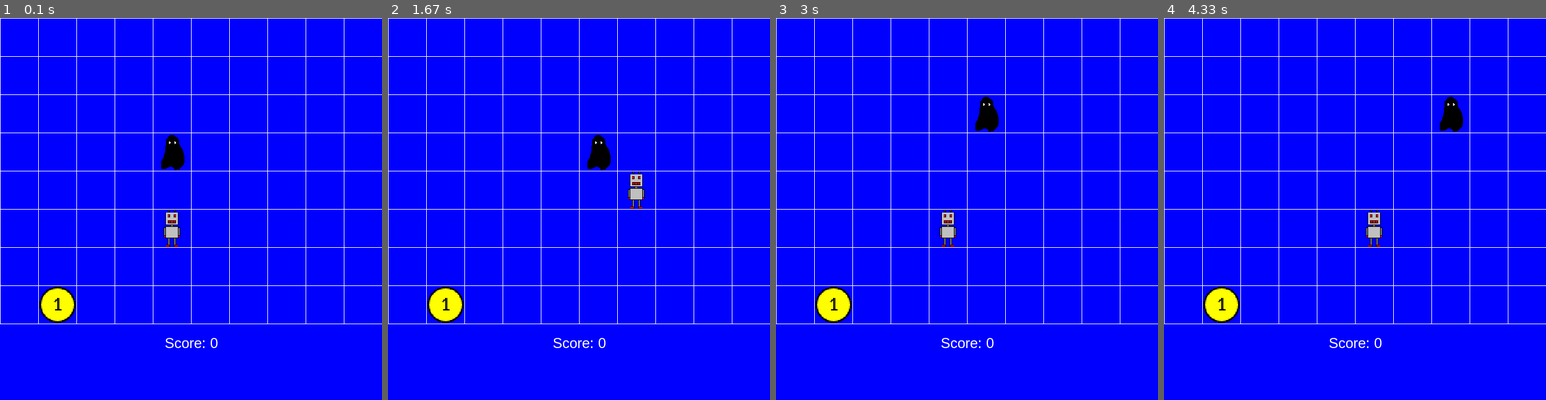
Above: before the commit, frames 1-4 (left to right).
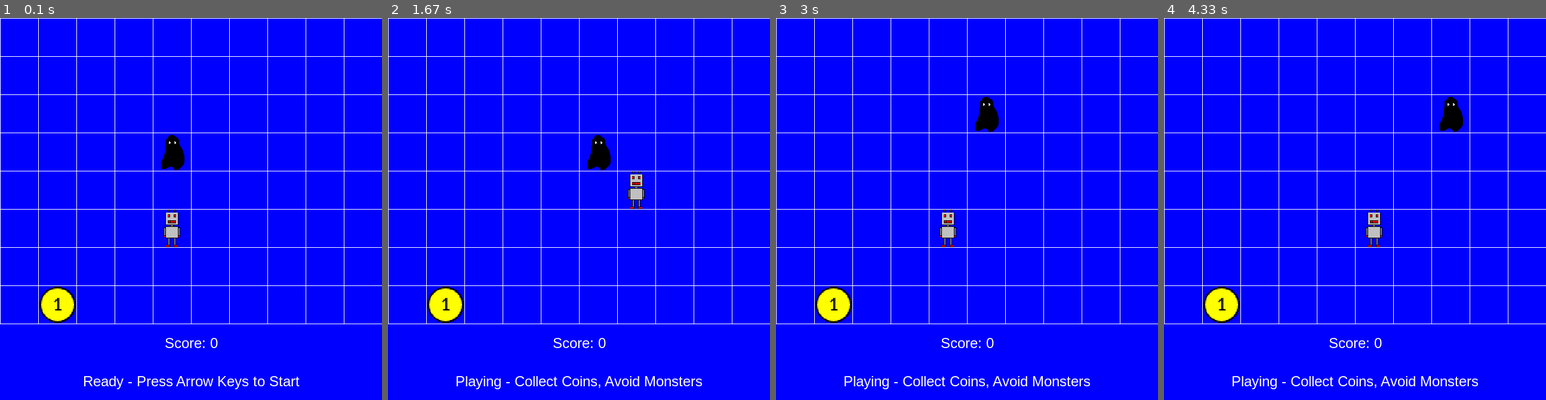
Above: after the commit, the same moments.

Repository: OHiddema/pygame
Game: pygame game, started from src/main.py
Same seed, same stepped clock (60 frames per second), same inputs: the game is played once before the commit and once after it.
Inputs:
- Up to frame 1 (0.1 s): no input
- Up to frame 2 (1.67 s): hold Right 0.33-0.8 s; hold Up 0.83-1.13 s; hold Right 1.17-1.63 s
- Up to frame 3 (3 s): hold Left 1.67-2.2 s; hold Down 2.23-2.53 s; hold Left 2.57-2.97 s
- Up to frame 4 (4.33 s): hold Up 3-3.37 s; hold Right 3.4-4.03 s; hold Down from 4.07 s (still down)

The runs differ from the first frame. In frame 1, 0.6% of the frame differs, in the area x 22-79%, y 93-98%; in frame 2, 0.7%, in the area x 17-83%, y 93-98%; in frame 3, 0.7%; in frame 4, 0.7%.

Commit message:
status bar displays current game state

Diff:
--- a/src/main.py
+++ b/src/main.py
@@ -31,8 +31,12 @@
 MAX_MONSTERS = int((FIELDS_X * FIELDS_Y) * MAX_MONSTER_PERC / 100)
 if MAX_MONSTERS < 3: MAX_MONSTERS = 3
 
-# text
-GAME_OVER_MESSAGE = "GAME OVER - Press R to Restart"
+# text messages in status bar
+STATUS_READY = "Ready - Press Arrow Keys to Start"
+STATUS_PLAYING = "Playing - Collect Coins, Avoid Monsters"
+STATUS_GOT_IT = "Got it!"
+STATUS_GAME_OVER = "GAME OVER - Press R to Restart"
+
 
 def load_and_scale_image(path, field_size) -> pygame.Surface:
     if not os.path.exists(path):
@@ -206,6 +210,25 @@
         self.pause_toggle = False
         self.pause_toggle_next = 0.0
         self.setup_entities()
+
+
+    def get_status_message(self) -> str:
+        # Return the current status message based on game state
+
+        # robot is caught by a monster
+        if self.game_over:
+            return STATUS_GAME_OVER
+
+        # robot got the coin
+        if self.is_paused and self.pause_state == self.PauseState.COIN:
+            return STATUS_GOT_IT
+
+        # waiting until robot makes first move
+        if not self.robot.made_first_move:
+            return STATUS_READY
+
+        return STATUS_PLAYING
+
 
     def _is_occupied(self, x: int, y: int) -> bool:
         return (x, y) in self._grid_occupied
@@ -309,11 +332,15 @@
         text_rect.center = (BOARD_WIDTH // 2, BOARD_HEIGHT + (SCOREBOARD_HEIGHT // 2))
         self.screen.blit(text_surface, text_rect)
 
-        if self.game_over:
-            text_surface = self.font.render(GAME_OVER_MESSAGE, True, COLOR_LINES)
-            text_rect = text_surface.get_rect()
-            text_rect.center = (BOARD_WIDTH // 2, BOARD_HEIGHT + SCOREBOARD_HEIGHT + STATUSBOARD_HEIGHT// 2)
-            self.screen.blit(text_surface, text_rect)
+        # put the appropriate message in the status bar
+        status_text = self.get_status_message()
+        status_surface = self.font.render(status_text, True, COLOR_LINES)
+        status_rect = status_surface.get_rect()
+        status_rect.center = (
+            BOARD_WIDTH // 2,
+            BOARD_HEIGHT + SCOREBOARD_HEIGHT + (STATUSBOARD_HEIGHT // 2)
+        )
+        self.screen.blit(status_surface, status_rect)
 
     def check_time_to_move_monsters(self):
         now = time.perf_counter()
